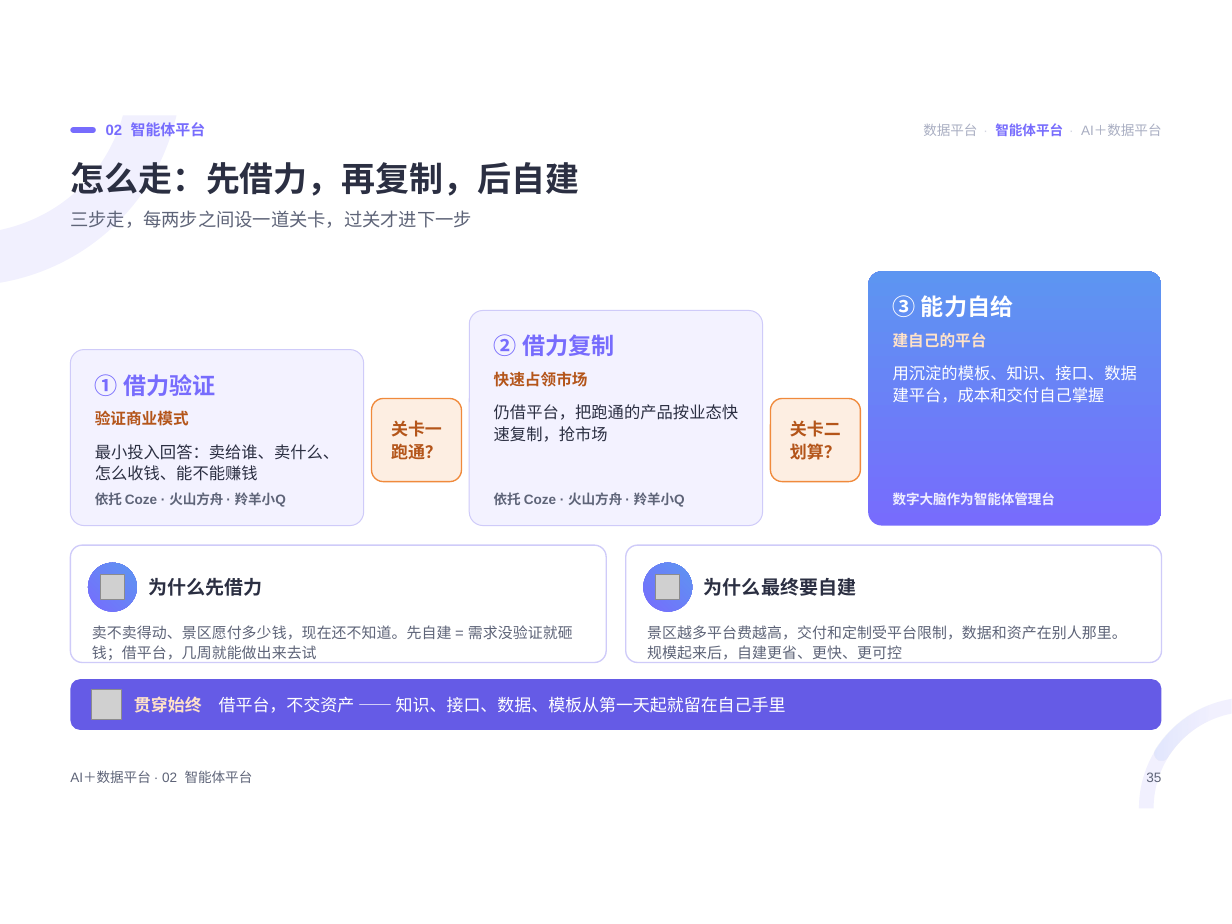
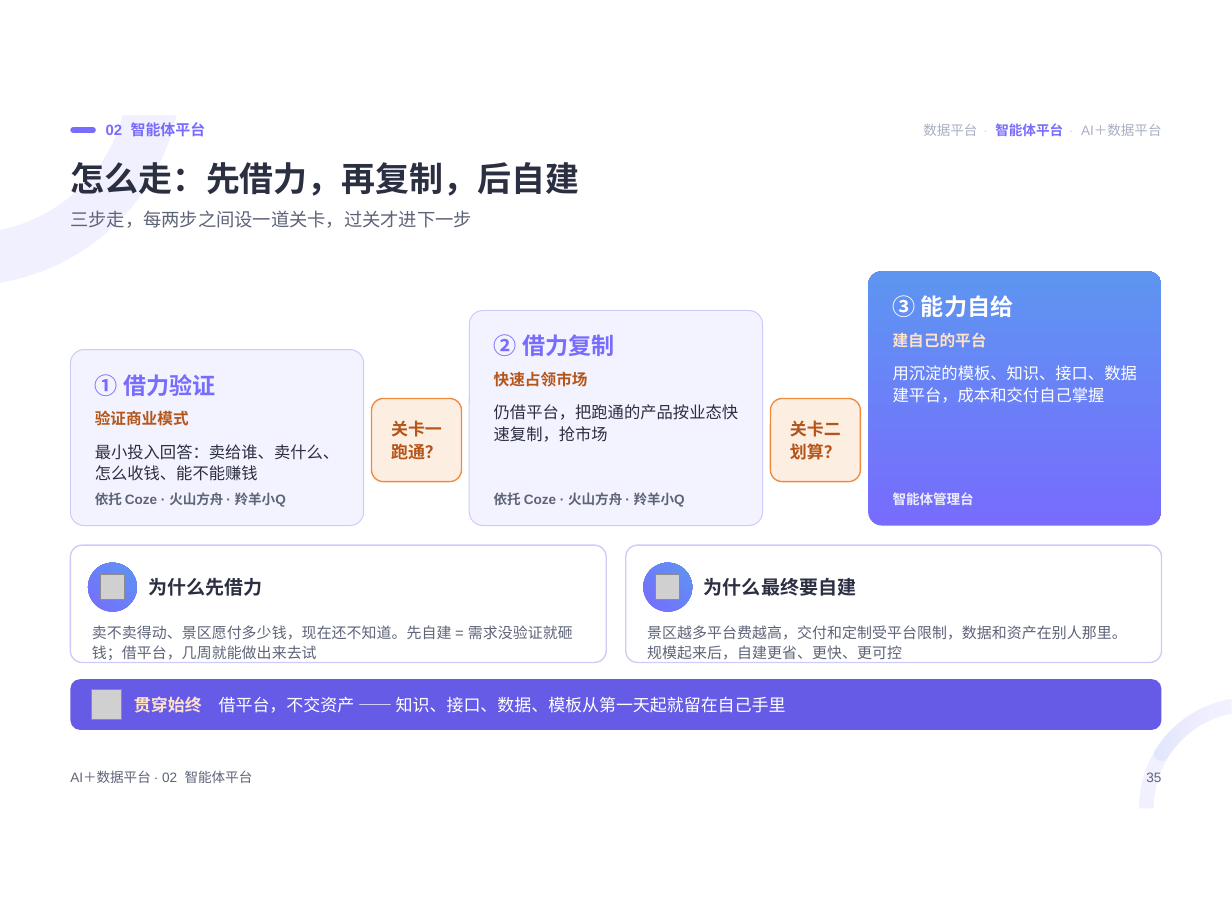
Before and after one commit to keanying/relevance, a slide deck: slide 35 of AI＋数据平台_老板汇报.pptx. Drawn at 1232x924 pixels with LibreOffice and Linux fonts; fonts in the diff are those of the drawing; grey boxes stand for pictures. Boxes give left, top, right and bottom in pixels: in the first picture for what was removed or moved away, otherwise in the second. Text is boxed around its words. In the diff, an @@ line names an element or a change of style, - is before the commit and + after.

Commit message:
智能体这部分内容不对，补充说明

```diff
--- a/AI＋数据平台_老板汇报.pptx
+++ b/AI＋数据平台_老板汇报.pptx
@@ text at box(893, 492, 974, 505): text changed @@
-数字大脑作为智能体管理台
+智能体管理台
```
Also in this commit, not shown: 6 other slides changed.
